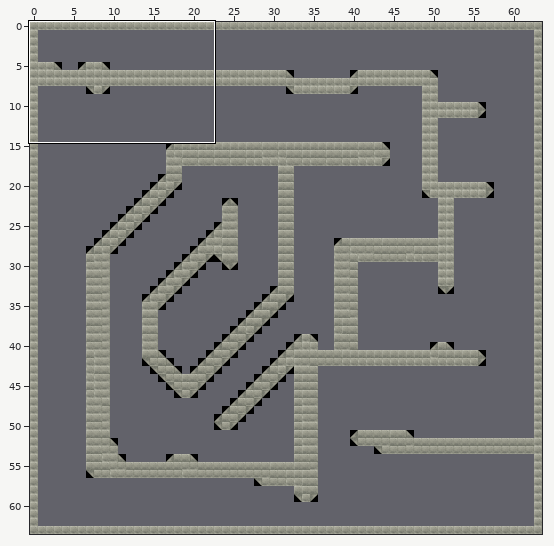
Two versions of a level (Tiled map, GravityPoC/level1.tmx). The picture above shows the old version from afar; the outline marks the close-up.
Close-up. Before the edit:
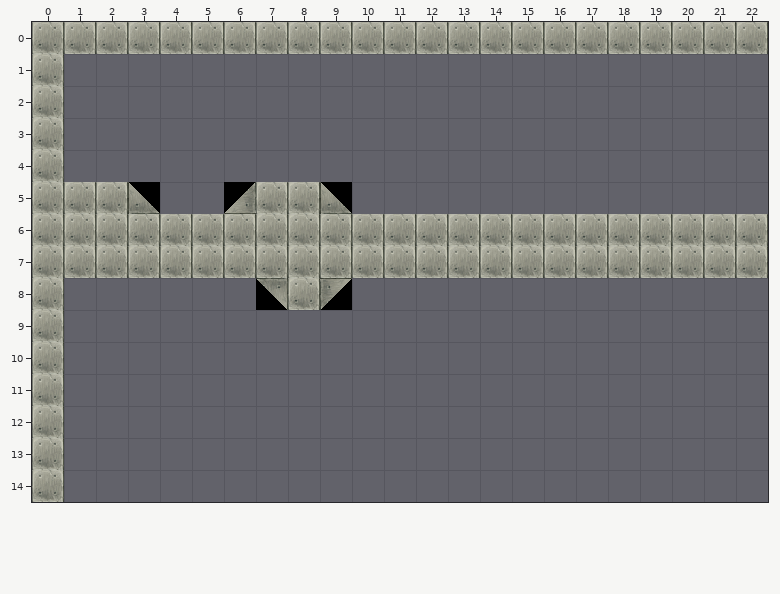
Cells are 32x32 px. Shown: x 0..22, y 0..14. The commit also changed other parts of the map, which this record leaves out.
Now the later version:
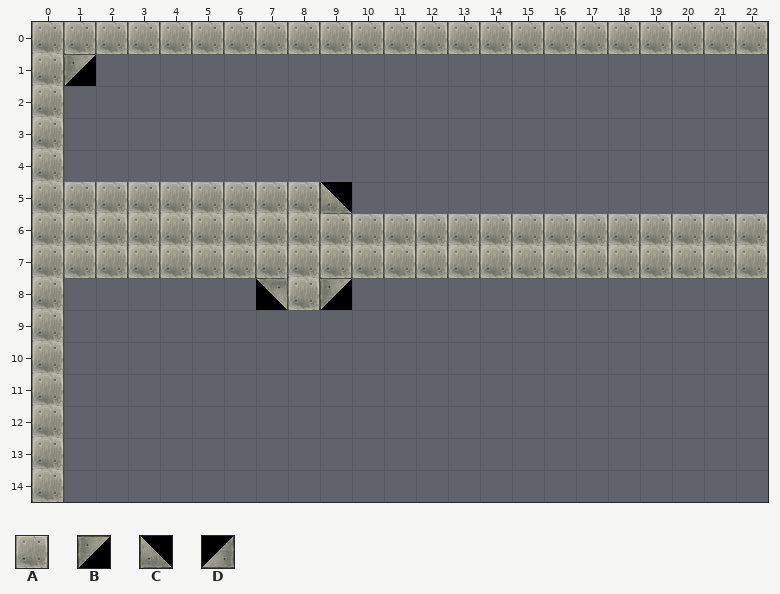
Key: from "tilesetA": A 92, B 130, C 146, D 147.
_ is an empty cell.
Changes in this commit:
Layer "Tile Layer 1":
y 1: x 1 _ -> B
y 5: x 3..6 C__D -> AAAA
